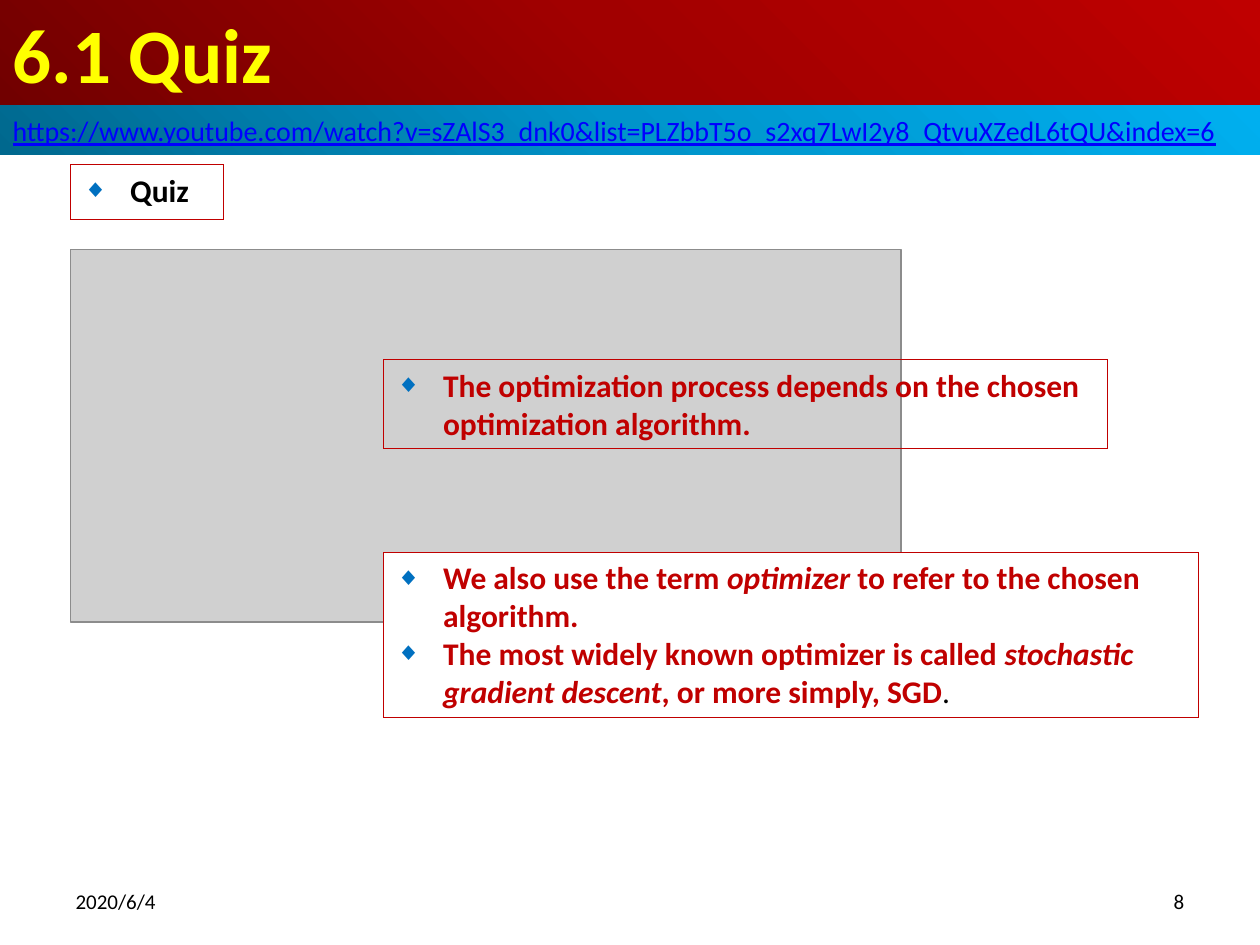
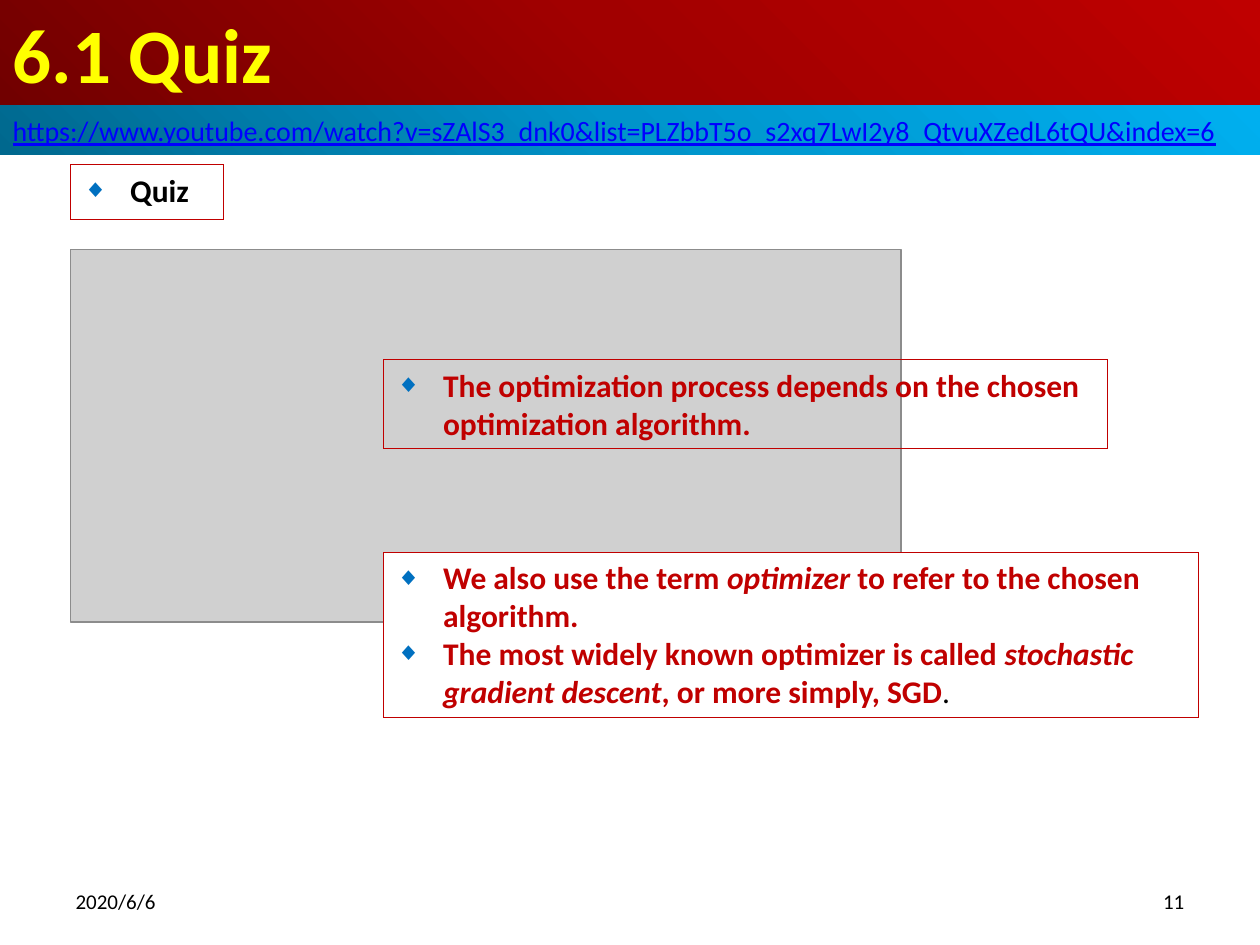
Before and after one commit to peterhchen/850_DeepLearningFundamental, a slide deck: slide 11 of 06_Training.pptx (slide 8 before the commit). Drawn at 1260x945 pixels with LibreOffice and Linux fonts; fonts in the diff are those of the drawing; grey boxes stand for pictures. Boxes give left, top, right and bottom in pixels: in the first picture for what was removed or moved away, otherwise in the second. Text is boxed around its words. In the diff, an @@ line names an element or a change of style, - is before the commit and + after.

```diff
--- a/06_Training.pptx
+++ b/06_Training.pptx
@@ text at <box>76,894,156,910</box>: text changed @@
-2020/6/4
+2020/6/6
@@ page number at <box>1163,895,1184,909</box>: text changed @@
-8
+11
```
Also in this commit, not shown: 8 other slides changed, 3 slides added, 3 other files.
